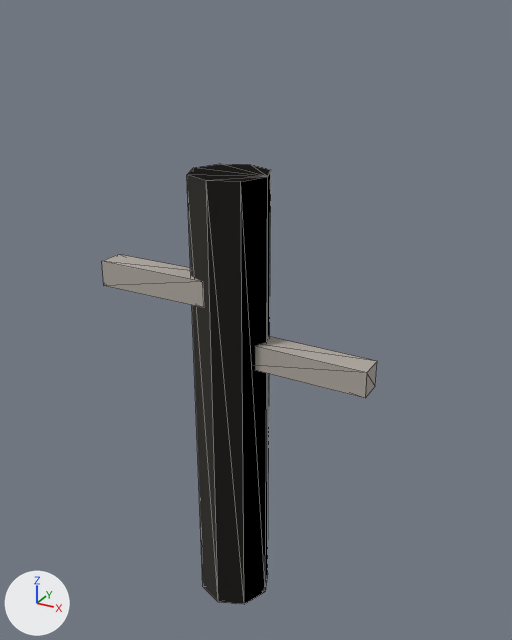
Renders of the glTF model public/model/quaternius/nature/DeadTree.glb from each side of a commit.
One viewpoint serves both versions: a camera (50 mm lens) standing at (1.52, -2.53, 2.82) and looking at (0.16, -0.06, 1.59). The axes (+X, +Y, +Z) are drawn at lower left. The lights are the same throughout. The picture after the commit comes second. Mesh edges are drawn as thin lines. Vertices at exactly the same position are counted once.

Names of what the first picture shows: 'filler_DeadTree'.
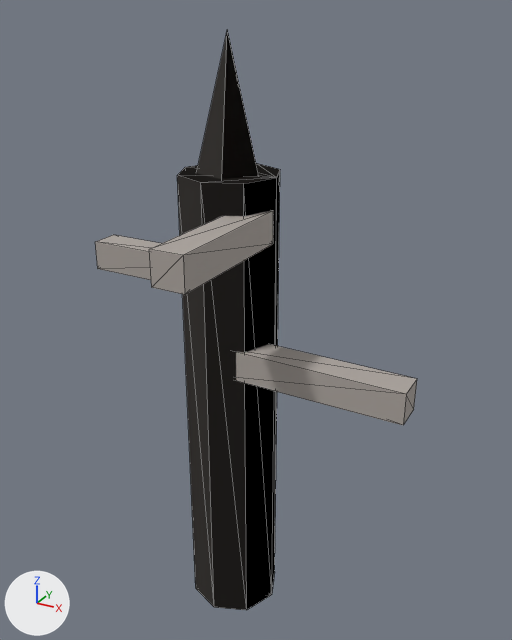
What the commit changed:
me_deadtree is used by ob_filler_deadtree; location (0.0, 0.0, 0.0).
me_deadtree had 34 vertices, 52 faces and spanned x -0.6..0.68, y -0.18..0.18, z 0.0..2.2.
me_deadtree now has 48 vertices, 72 faces and spans x -0.8..0.88, y -0.68..0.22, z 0.0..2.75.
me_deadtree part 1: the loose piece of 18 vertices spanning x -0.18..0.18, y -0.18..0.18, z 0.0..2.2 is scaled about its middle by (1.22, 1.22, 1).
me_deadtree part 2: a new loose piece, a box spanning x 0.03..0.88, y -0.17..-0.03, z 1.33..1.47, in mat_nature_deadtree_material (grey #ada6a0).
me_deadtree part 3: a new loose piece, a box spanning x -0.8..-0.05, y 0.03..0.17, z 1.63..1.77, in mat_nature_deadtree_material (grey #ada6a0).
me_deadtree part 4: a new loose piece, a box spanning x 0.08..0.22, y -0.68..-0.03, z 1.93..2.07, in mat_nature_deadtree_material (grey #ada6a0).
me_deadtree part 5: a new loose piece, a 5-sided cone pointing to +z spanning x -0.14..0.17, y -0.17..0.17, z 2.05..2.75, in mat_nature_deadtree_material (grey #ada6a0).
me_deadtree part 6: the loose piece of 8 vertices spanning x 0.03..0.68, y -0.06..0.06, z 1.34..1.46 is deleted.
me_deadtree part 7: the loose piece of 8 vertices spanning x -0.6..-0.05, y -0.16..-0.04, z 1.64..1.76 is deleted.

Boxes (x1, y1, x2, y2) around the edits, measured in the pictures (512 x 640 px; the box of a moved part takes in the faces that stretch with it):
'filler_DeadTree', reshaped (17% wider, 32% taller)
    before: (102, 164, 377, 604)
    after: (95, 29, 417, 610)
part 1 of me_deadtree, moved or reshaped
    before: (187, 164, 271, 604)
    after: (177, 163, 280, 610)
part 2 of me_deadtree, added
    after: (236, 344, 417, 425)
part 3 of me_deadtree, added
    after: (95, 235, 162, 280)
part 4 of me_deadtree, added
    after: (149, 211, 273, 295)
part 5 of me_deadtree, added
    after: (197, 29, 259, 179)
part 6 of me_deadtree, deleted
    before: (255, 336, 377, 398)
part 7 of me_deadtree, deleted
    before: (102, 254, 203, 307)
